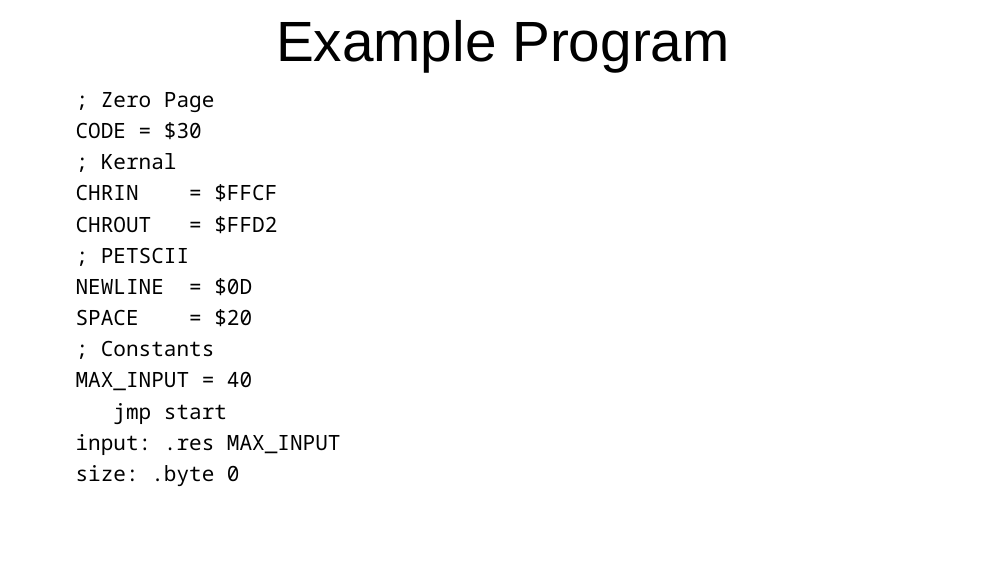
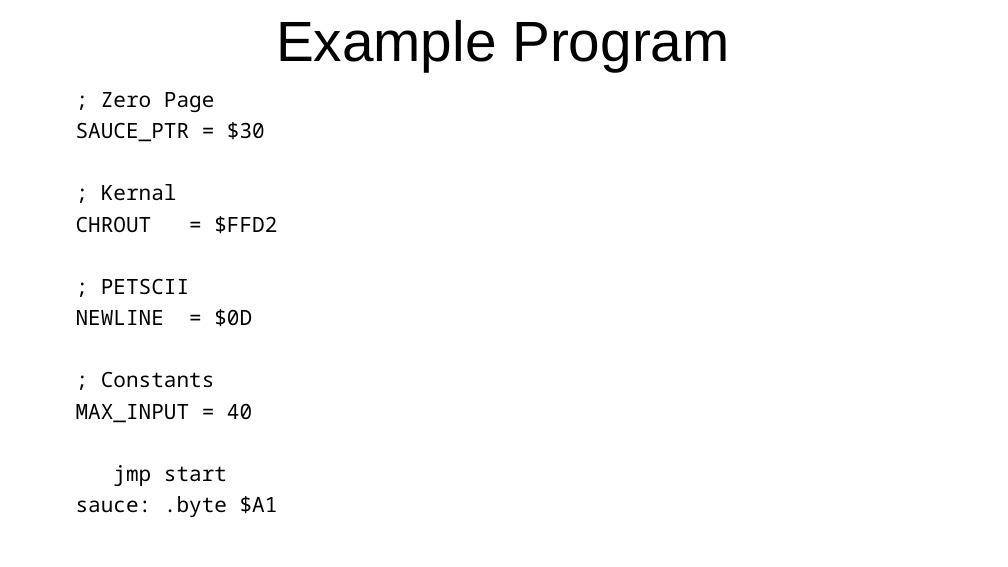
Before and after one commit to SlithyMatt/x16-assembly-tutorial, a slide deck: slide 7 of Lesson7/Lesson7.odp (slide 6 before the commit). Drawn at 1008x567 pixels with LibreOffice and Linux fonts; fonts in the diff are those of the drawing. Boxes give left, top, right and bottom in pixels: in the first picture for what was removed or moved away, otherwise in the second. Text is boxed around its words. In the diff, an @@ line names an element or a change of style, - is before the commit and + after.

Commit message:
example program working

```diff
--- a/Lesson7/Lesson7.odp
+++ b/Lesson7/Lesson7.odp
@@ text at (76,122,265,142): text changed @@
-CODE = $30
+SAUCE_PTR = $30
@@ text at (76,184,277,202): paragraph removed @@
-CHRIN = $FFCF
@@ text at (76,309,252,327): paragraph removed @@
-SPACE = $20
@@ text at (76,496,278,517): text changed @@
-input: .res MAX_INPUT
-size: .byte 0
+sauce: .byte $A1
```
Also in this commit, not shown: 1 other slide changed, 3 slides added, 2 other files.
